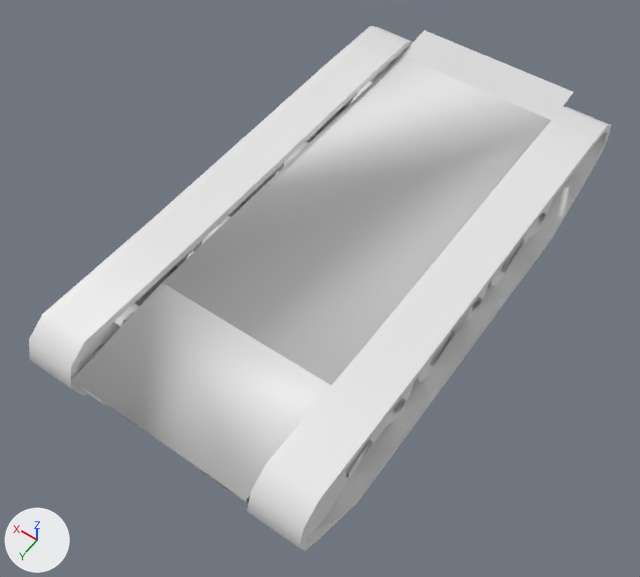
Two versions of the FBX model Assets/Resources/Models/Prefabs/VortexEngine1.fbx, one commit apart.
The view is the same before and after, from a 50 mm camera at (-12.4, 19.3, 21.6) aimed at (0.2, 1.7, -6.1). The axes (+X, +Y, +Z) are drawn at lower left. The lights are the same throughout. The picture after the commit comes second. Where no turn or scale is listed for an object, it has been applied to the vertices. Vertices at exactly the same position are counted once.

In view in the first picture: 'Frame4M4A3(75)_Sherman_Hull.002'.
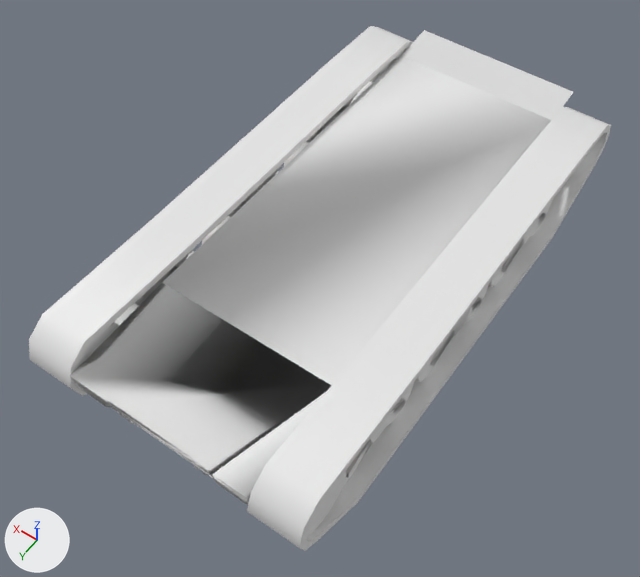
Pixel boxes (x1, y1, x2, y2) of what changed, in the pictures (640 x 577 px):
part 1 of me_m4a3_75__sherman_hull_002, built on
    before: (72, 283, 331, 501)
    after: (70, 283, 331, 505)

Diff of the bpy script that builds the scene:
```diff
--- a/Assets/Resources/Models/Prefabs/VortexEngine1.fbx.py
+++ b/Assets/Resources/Models/Prefabs/VortexEngine1.fbx.py
@@ mat_vortexmask @@
+mat_vortexmask = principled_material('VortexMask')
+mat_vortexmask.base_color = (0.8, 0.8, 0.8)  # white #e7e7e7
@@ me_m4a3_75__sherman_hull_002 @@
 # used by ob_frame4m4a3_75__sherman_hull_002; location = (0.0, 0.0, 0.0)
-me_m4a3_75__sherman_hull_002.from_pydata(...)  # 2015 vertices, 1737 faces; spans x -5.8..5.8, y -11.4..11.3, z -7.2..-2.9
+me_m4a3_75__sherman_hull_002.from_pydata(...)  # 2018 vertices, 1752 faces; spans x -5.8..5.8, y -11.4..11.3, z -7.2..-2.9
+# me_m4a3_75__sherman_hull_002 part 1
+# 1 vertex is removed from x 3.7, y 9.1, z -3.7
+# 2 faces are deleted
+# 4 vertices are added at (3.7, 11.2, -3.7), (-3.7, 11.2, -3.7), (-2.4, 11.2, -3.7), (-2.4, 10.4, -5.3)
+# 17 new faces join them
+me_m4a3_75__sherman_hull_002.materials.append(mat_vortexmask)  # white #e7e7e7
```
